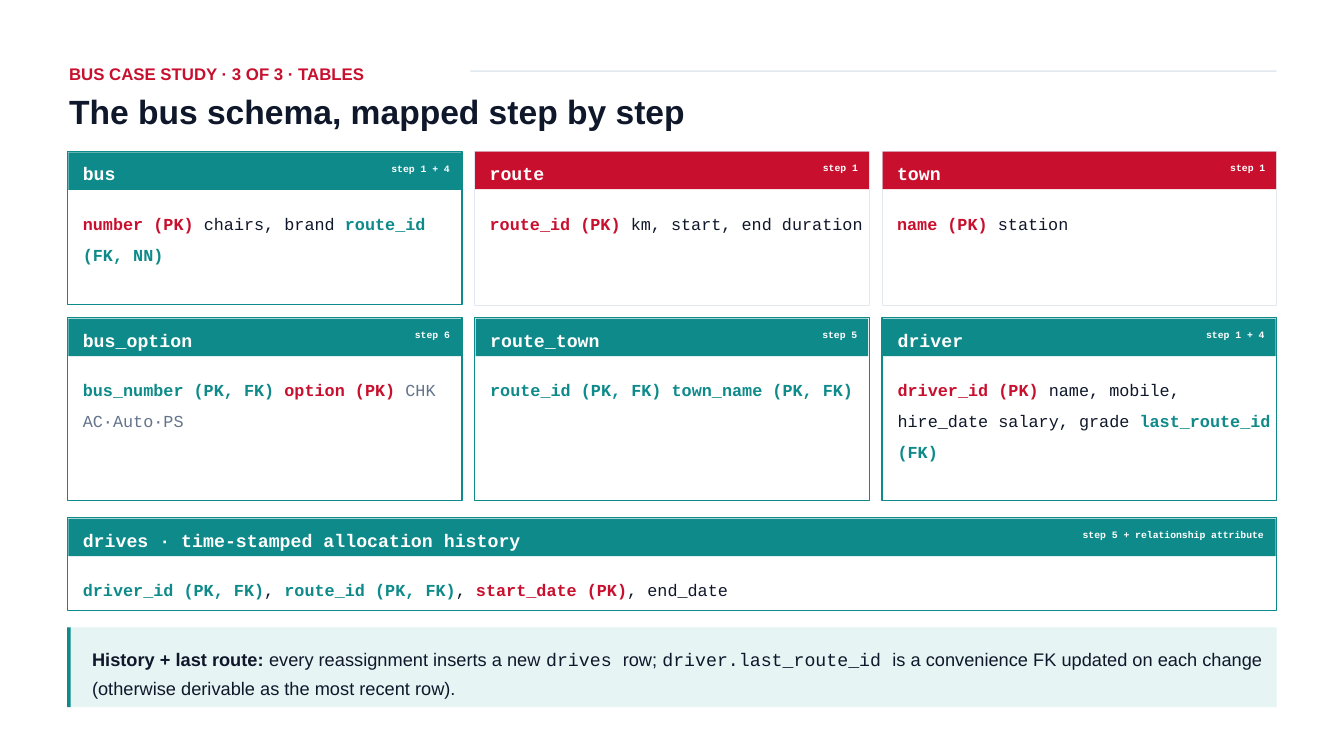
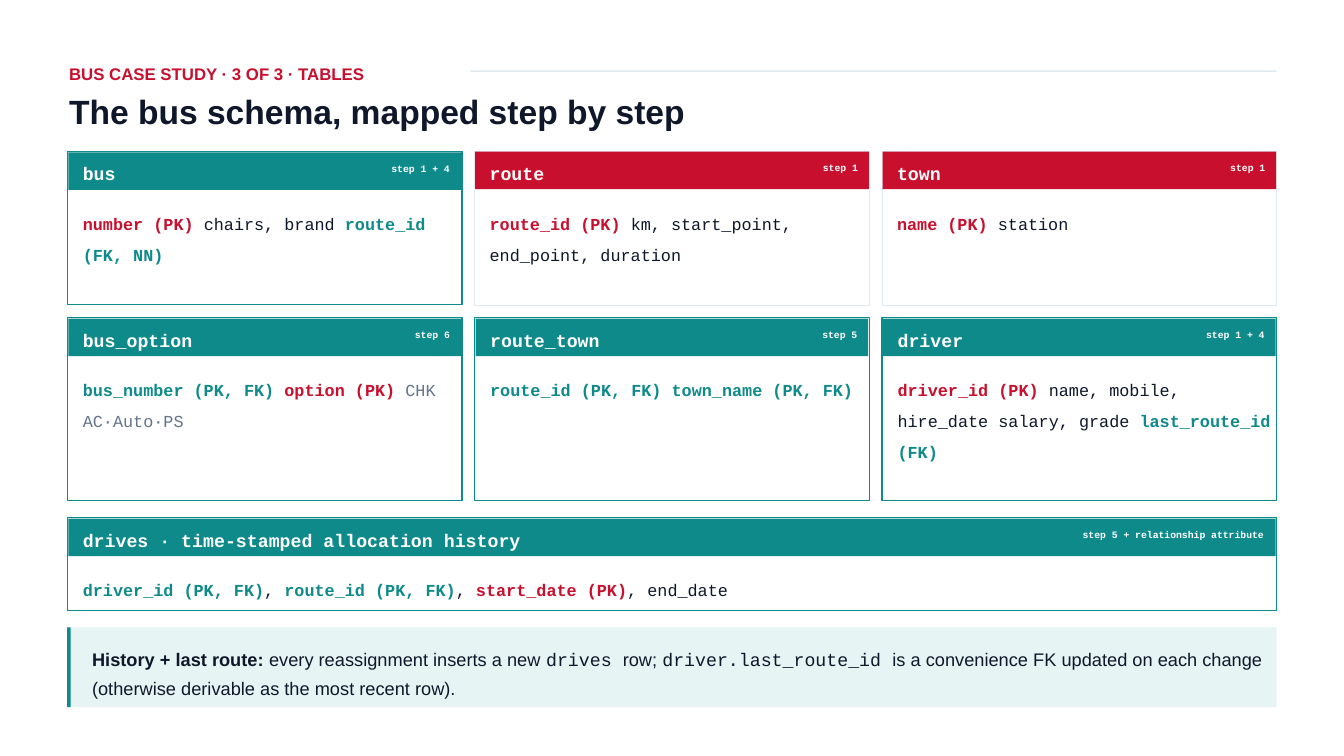
Before and after one commit to ahmedatef2007/db-slides, a slide deck: slide 24 of pptx/ITI_Database_Course_Lesson_3_Enhanced.pptx. Drawn at 1344x756 pixels with LibreOffice and Linux fonts; fonts in the diff are those of the drawing. Boxes give left, top, right and bottom in pixels: in the first picture for what was removed or moved away, otherwise in the second. Text is boxed around its words. In the diff, an @@ line names an element or a change of style, - is before the commit and + after.

```diff
--- a/pptx/ITI_Database_Course_Lesson_3_Enhanced.pptx
+++ b/pptx/ITI_Database_Course_Lesson_3_Enhanced.pptx
@@ text at [490,217,792,265]: text changed @@
-route_id (PK) km, start, end duration
+route_id (PK) km, start_point, end_point, duration
```
Also in this commit, not shown: 8 other slides changed, 8 other files.
